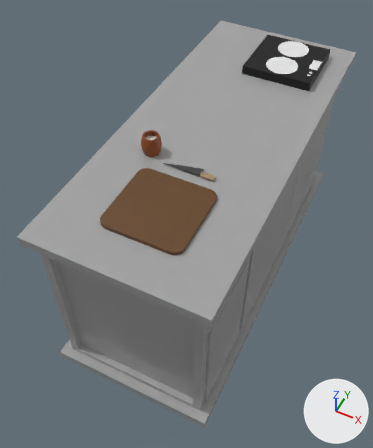
What one commit did to the Blender file 학과체험오브젝/blend/한식조리대.blend.
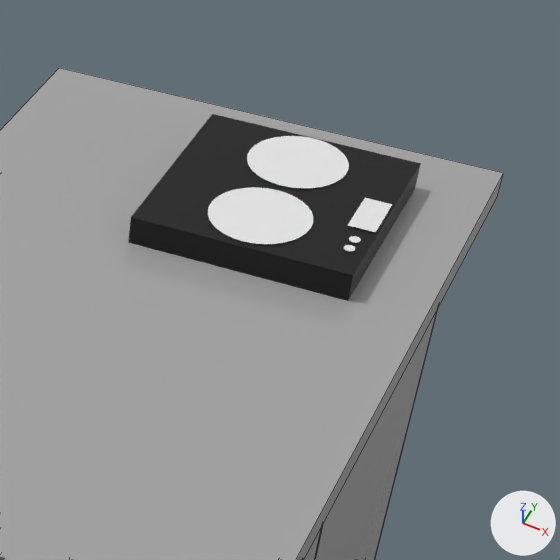
Each version appears first whole from a 50 mm camera at (8.16, -19.9, 21.8) aimed at (-0.96, -1.67, -0.98), and next in a close-up on the part from 54% to 100% of the width and 0% to 38% of the height. The lights are fixed; the arrows at lower right show +X, +Y and +Z. The close-ups show mesh edges as thin lines.

Objects in the first close-up: '전기레인지', '조리대'.
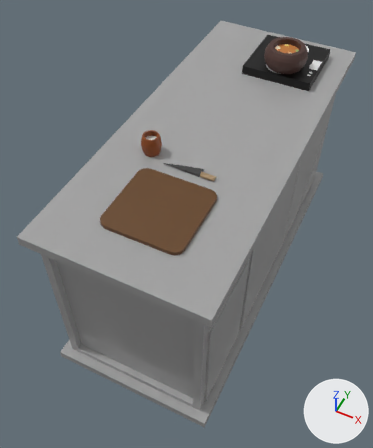
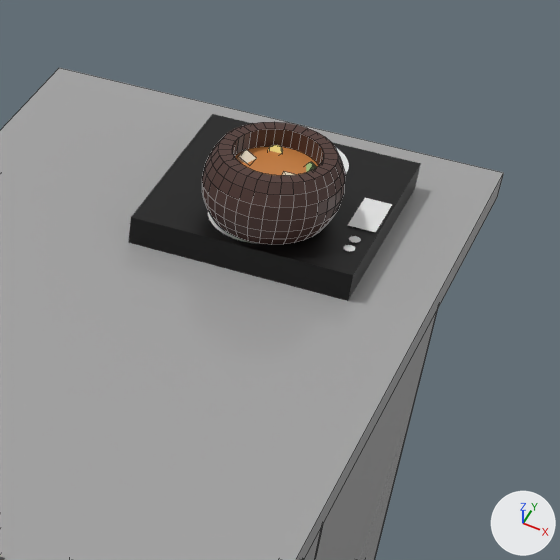
Changed parts and their boxes [x1, y1, x2, y2] in the close-ups (560 x 560 px):
'Cylinder', added (brown): after [202, 122, 345, 245]
    faces in mat_bowl (brown #4e342e): [202, 122, 345, 245]
    faces in mat_soup (orange #c87f3f): [235, 146, 319, 176]
    faces in mat_dubu (white #f5e8d1): [237, 149, 296, 176]

What the commit changed:
Material 'yang' (mat_yang) is new.
Its base color is (0.905, 0.694, 0.209) (yellow #f4d97e).
Material 'red' (mat_red) is new.
Its base color is (0.694, 0.0578, 0.0578) (red #d94444).
Material 'soup' (mat_soup) is new.
Its base color is (0.578, 0.212, 0.0497) (orange #c87f3f).
Material 'bowl' (mat_bowl) is new.
Its base color is (0.0762, 0.0343, 0.0273) (brown #4e342e).
Material 'dubu' (mat_dubu) is new.
Its base color is (0.913, 0.807, 0.638) (white #f5e8d1).
Material 'green' (mat_green) is new.
Its base color is (0.366, 0.558, 0.235) (green #a3c585).
Mesh me_cylinder is new.
It has 496 vertices, 372 faces and spans x -1.21..1.21, y -1.21..1.21, z -0.9..1.1.
Faces by material slot: [257, 1, 12, 34, 34, 34].
It uses material mat_bowl (brown #4e342e).
It uses material mat_soup (orange #c87f3f).
It uses material mat_dubu (white #f5e8d1).
It uses material mat_red (red #d94444).
It uses material mat_green (green #a3c585).
It uses material mat_yang (yellow #f4d97e).
Object 'Cylinder' (ob_cylinder) is new; it shows me_cylinder.
Its location is (1.3, 6.34, 6.32).
Its scale is (1.0, 1.0, 0.574).
